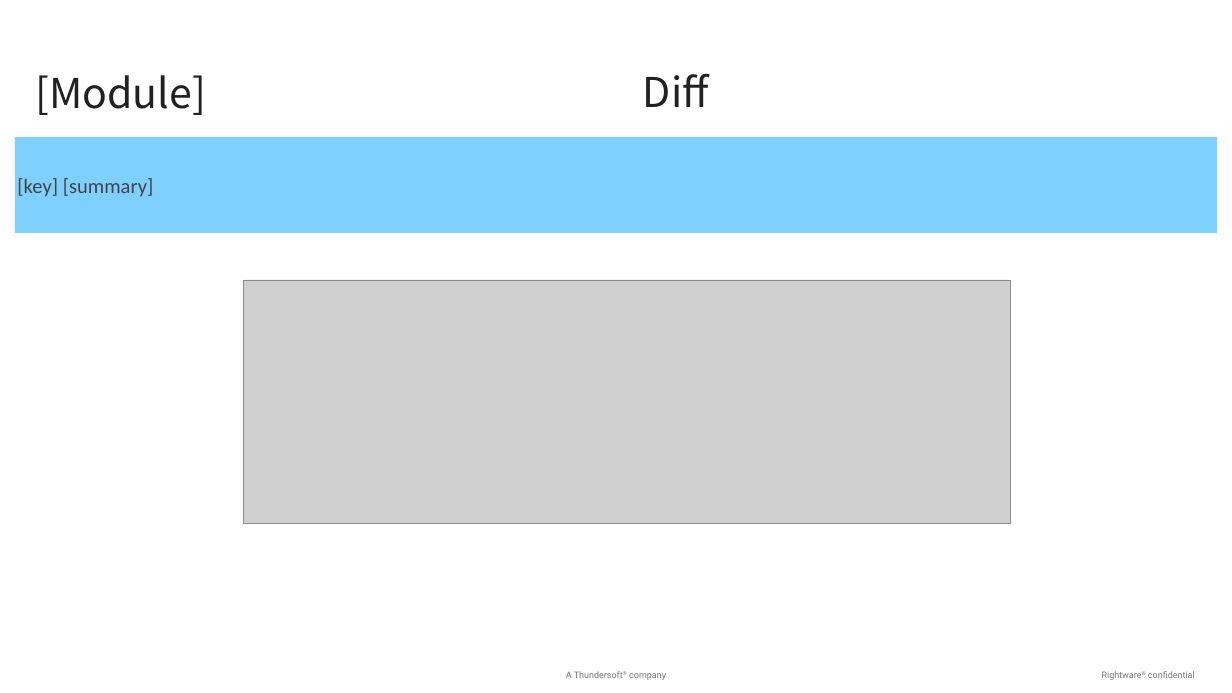
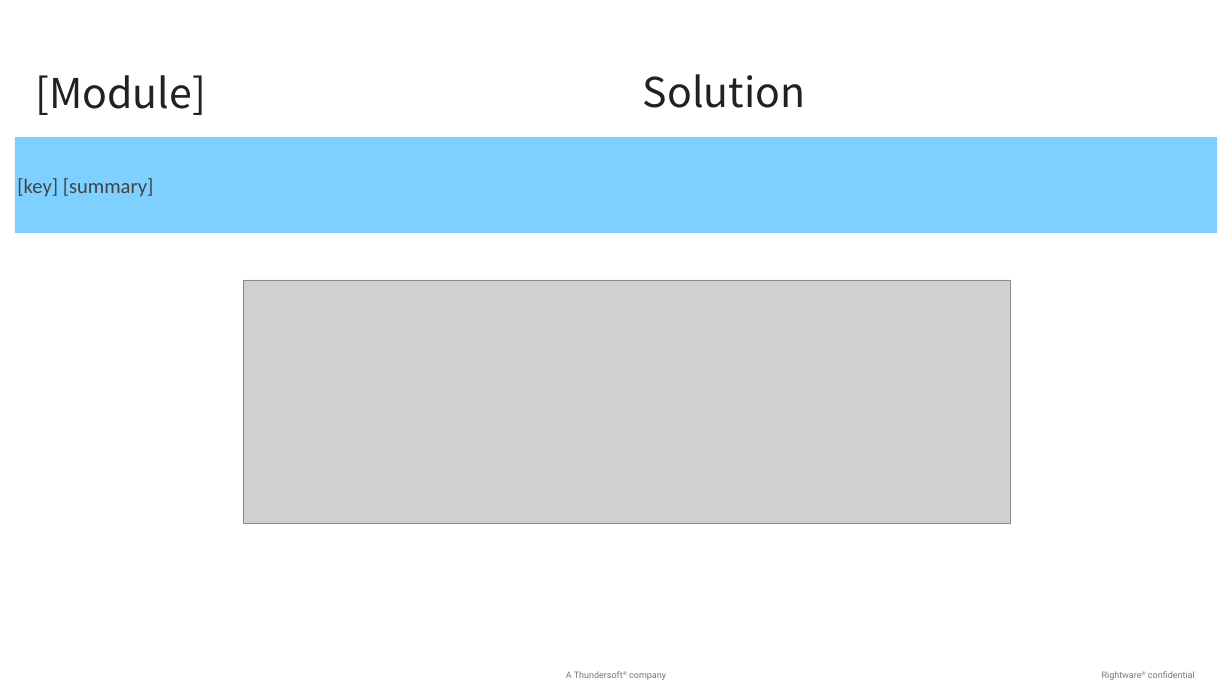
Before and after one commit to baochen-rw/JIRA-exporter, a slide deck: slide 2 of PPTTemplate/Template.pptx. Drawn at 1232x693 pixels with LibreOffice and Linux fonts; fonts in the diff are those of the drawing; grey boxes stand for pictures; background and template pictures are left out. Boxes give left, top, right and bottom in pixels: in the first picture for what was removed or moved away, otherwise in the second. Text is boxed around its words. In the diff, an @@ line names an element or a change of style, - is before the commit and + after.

```diff
--- a/PPTTemplate/Template.pptx
+++ b/PPTTemplate/Template.pptx
@@ text at (643, 74, 806, 108): text changed @@
-Diff
+Solution
```
Also in this commit, not shown: 1 other slide changed, 16 other files.
